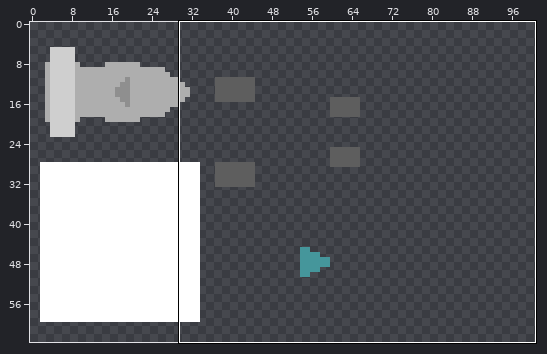
A sprite sheet gets an edit: core/assets/main.png. Above: a wide view before the commit, with the close-up outlined.
Close-up. Old version:
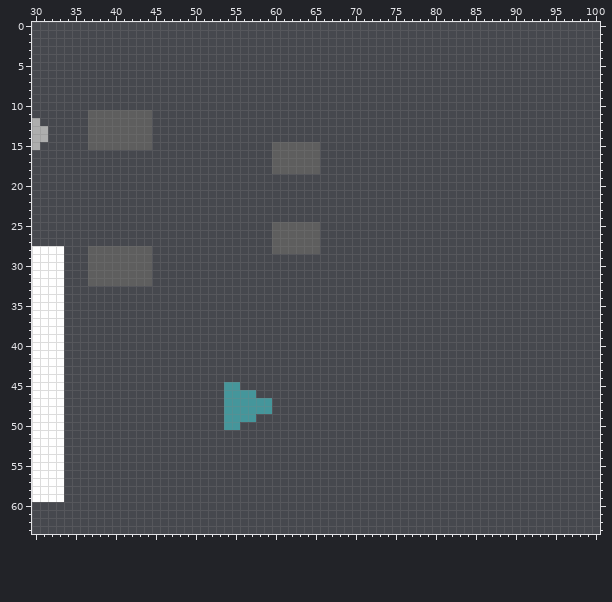
The file is 128x64 pixels. Shown: x 30..100, y 0..63. The wide view leaves out empty margins.
After the commit:
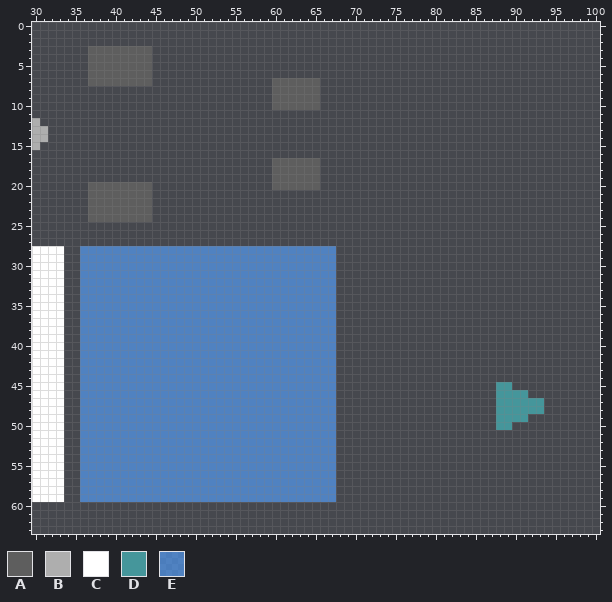
Palette (. is transparent): A #5e5e5e  B #aeaeae  C #ffffff  D #45969b  E #55a1ffa5
Change:
y 3..6: x 37..44 ........ -> AAAAAAAA
y 7: x 37..44 ........ -> AAAAAAAA; x 60..65 ...... -> AAAAAA
y 8..10: x 60..65 ...... -> AAAAAA
y 11..14: x 37..44 AAAAAAAA -> ........
y 15: x 37..44 AAAAAAAA -> ........; x 60..65 AAAAAA -> ......
y 16: x 60..65 AAAAAA -> ......
y 19: x 60..65 ...... -> AAAAAA
y 20: x 37..44 ........ -> AAAAAAAA; x 60..65 ...... -> AAAAAA
y 21..24: x 37..44 ........ -> AAAAAAAA
y 25..27: x 60..65 AAAAAA -> ......
y 28: x 36..67 .AAAAAAAA...............AAAAAA.. -> EEEEEEEEEEEEEEEEEEEEEEEEEEEEEEEE
y 29..32: x 36..67 .AAAAAAAA....................... -> EEEEEEEEEEEEEEEEEEEEEEEEEEEEEEEE
y 33..44: x 36..67 ................................ -> EEEEEEEEEEEEEEEEEEEEEEEEEEEEEEEE
y 45: x 36..67 ..................DD............ -> EEEEEEEEEEEEEEEEEEEEEEEEEEEEEEEE; x 88..89 .. -> DD
y 46: x 36..67 ..................DDDD.......... -> EEEEEEEEEEEEEEEEEEEEEEEEEEEEEEEE; x 88..91 .... -> DDDD
y 47..48: x 36..67 ..................DDDDDD........ -> EEEEEEEEEEEEEEEEEEEEEEEEEEEEEEEE; x 88..93 ...... -> DDDDDD
y 49: x 36..67 ..................DDDD.......... -> EEEEEEEEEEEEEEEEEEEEEEEEEEEEEEEE; x 88..91 .... -> DDDD
y 50: x 36..67 ..................DD............ -> EEEEEEEEEEEEEEEEEEEEEEEEEEEEEEEE; x 88..89 .. -> DD
y 51..59: x 36..67 ................................ -> EEEEEEEEEEEEEEEEEEEEEEEEEEEEEEEE
Where, in picture pixels (left, top, right, bottom), the same in both close-ups:
changed: (80, 46, 336, 502)
added: (496, 382, 544, 430)
